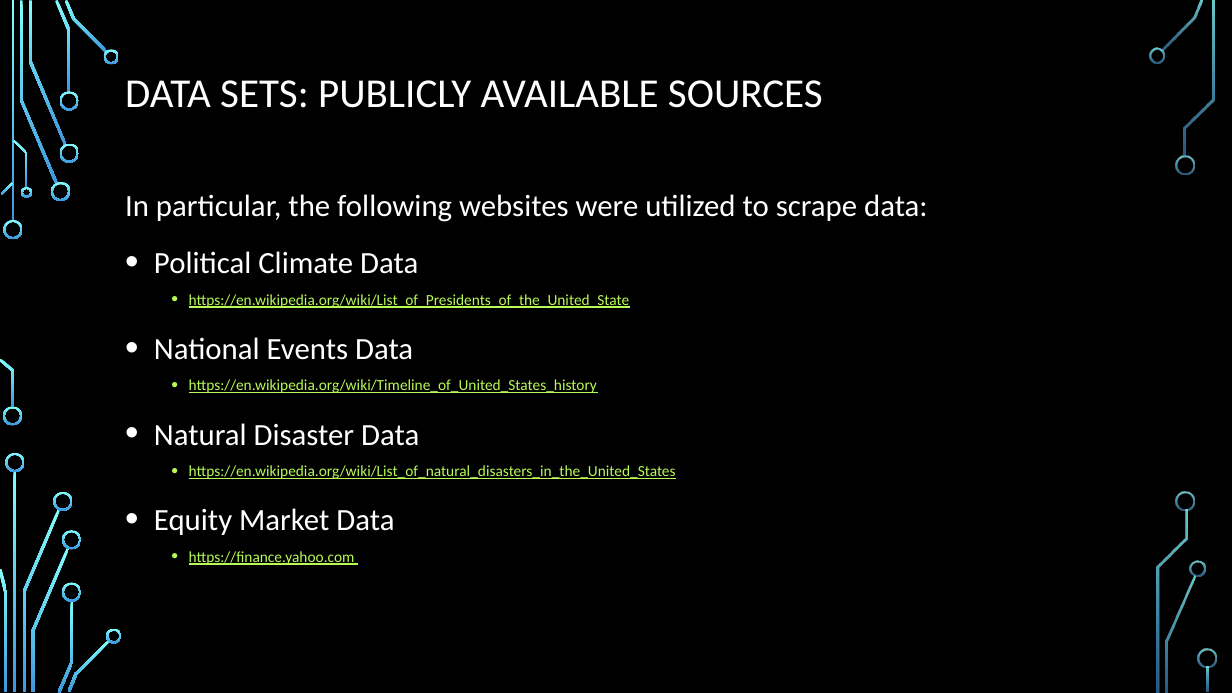
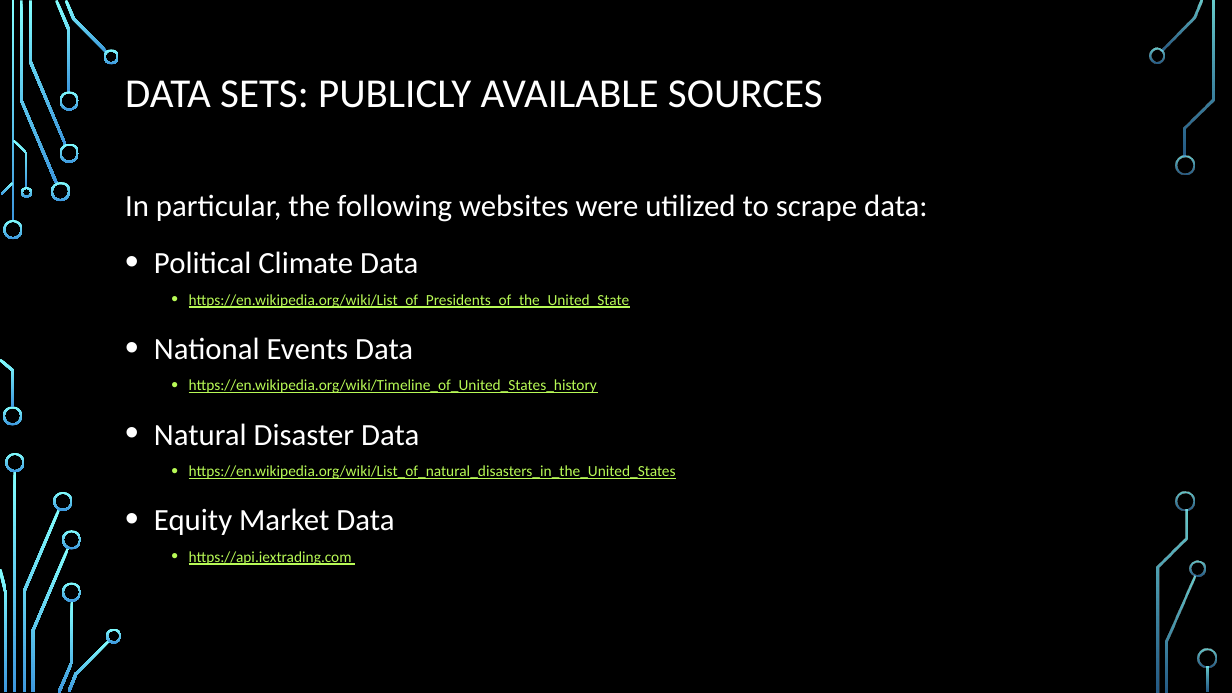
Before and after one commit to djserna/7330-Group-Project, a slide deck: slide 9 of Presentation/MSDS_7330_Group_Project_Presentation.pptx. Drawn at 1232x693 pixels with LibreOffice and Linux fonts; fonts in the diff are those of the drawing; background and template pictures are left out. Boxes give left, top, right and bottom in pixels: in the first picture for what was removed or moved away, otherwise in the second. Text is boxed around its words. In the diff, an @@ line names an element or a change of style, - is before the commit and + after.

```diff
--- a/Presentation/MSDS_7330_Group_Project_Presentation.pptx
+++ b/Presentation/MSDS_7330_Group_Project_Presentation.pptx
@@ text at (x1=189, y1=551, x2=352, y2=565): text changed @@
-  • https://finance.yahoo.com
+  • https://api.iextrading.com
```
Also in this commit, not shown: 5 other slides changed, 1 slide added.
